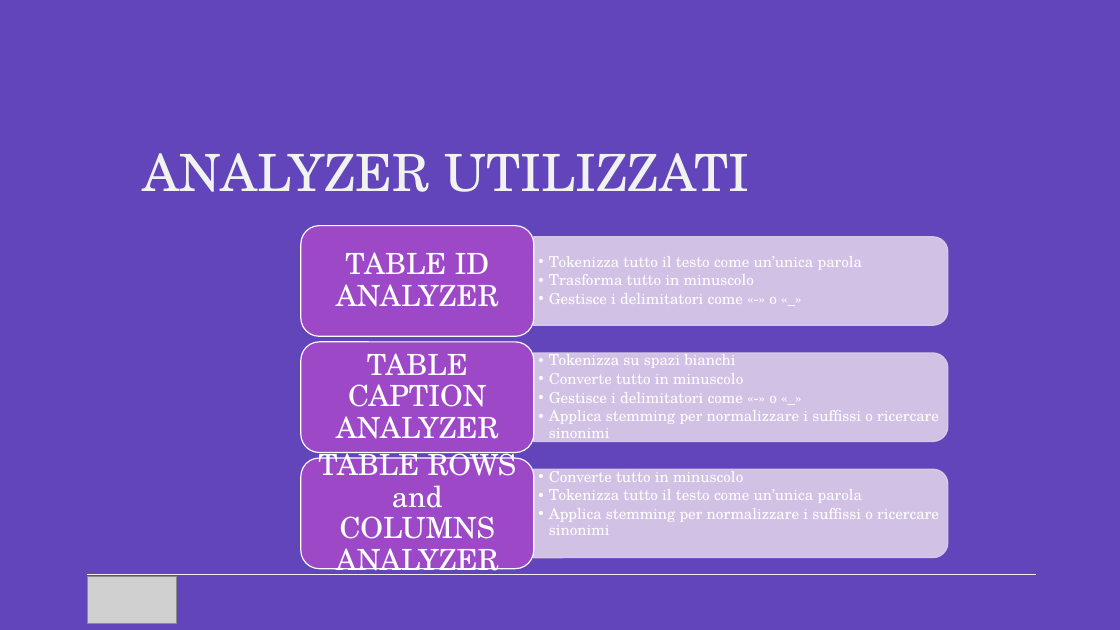
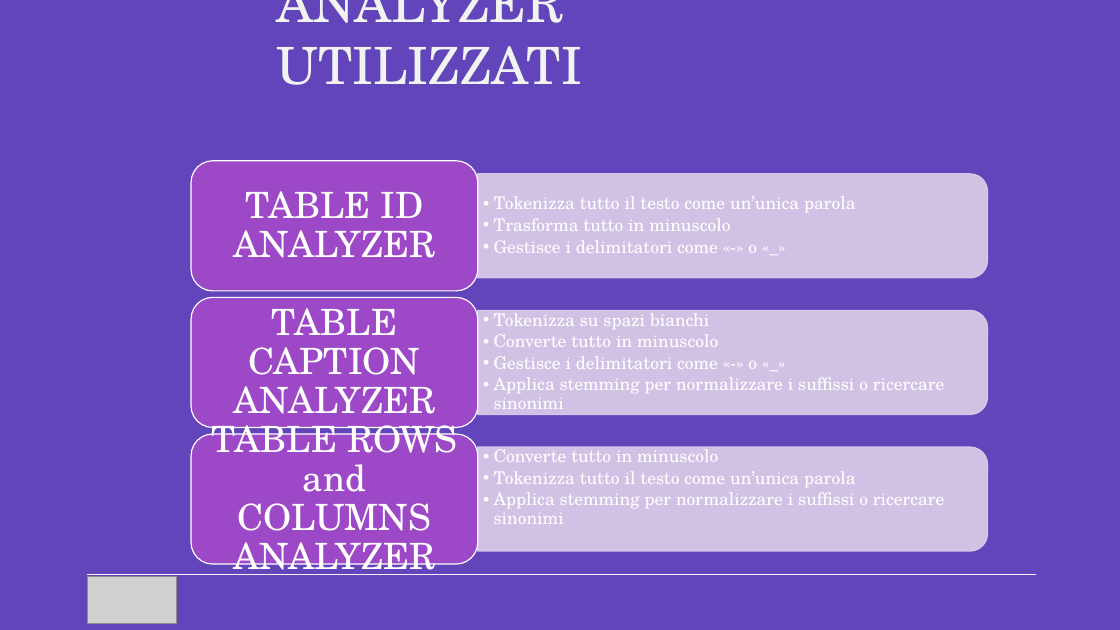
Before and after one commit to AntonioSouls/Data-Engineering-Projects, a slide deck: slide 8 of homework3/Presentazione HOMEWORK 3.pptx. Drawn at 1120x630 pixels with LibreOffice and Linux fonts; fonts in the diff are those of the drawing; grey boxes stand for pictures. Boxes give left, top, right and bottom in pixels: in the first picture for what was removed or moved away, otherwise in the second. Text is boxed around its words. In the diff, an @@ line names an element or a change of style, - is before the commit and + after.

```diff
--- a/homework3/Presentazione HOMEWORK 3.pptx
+++ b/homework3/Presentazione HOMEWORK 3.pptx
@@ title "ANALYZER UTILIZZATI" rewrapped from (143,153,749,192) to (277,0,582,85) @@
@@ rounded rectangle: place and size @@
-rounded rectangle at (301,226,534,337)
+rounded rectangle at (191,160,477,291)
@@ size 25 to 31 pt; more space between paragraphs in 3 elements at (212,425,457,580), (233,308,435,414), (233,191,435,258) @@
@@ text "TABLE ID ANALYZER": place and size @@
-text "TABLE ID ANALYZER" at (336,252,499,307)
+text "TABLE ID ANALYZER" at (233,191,435,258)
@@ size 13 to 15 pt in 3 elements at (494,445,945,524), (494,308,945,416), (494,196,855,253) @@
@@ text "Tokenizza tutto il testo come ...": place and size @@
-text "Tokenizza tutto il testo come ..." at (549,256,863,304)
+text "Tokenizza tutto il testo come ..." at (494,196,855,253)
@@ round same rect: place and size @@
-round same rect at (534,237,948,325)
+round same rect at (478,174,988,278)
@@ rounded rectangle: place and size @@
-rounded rectangle at (301,342,534,453)
+rounded rectangle at (191,297,477,428)
@@ text "TABLE CAPTION ANALYZER": place and size @@
-text "TABLE CAPTION ANALYZER" at (336,353,499,439)
+text "TABLE CAPTION ANALYZER" at (233,308,435,414)
@@ text "Tokenizza su spazi bianchi": place and size @@
-text "Tokenizza su spazi bianchi" at (549,351,939,443)
+text "Tokenizza su spazi bianchi" at (494,308,945,416)
@@ round same rect: place and size @@
-round same rect at (534,353,948,441)
+round same rect at (478,310,988,415)
@@ rounded rectangle: place and size @@
-rounded rectangle at (301,458,534,569)
+rounded rectangle at (191,434,477,565)
@@ text "TABLE ROWS and COLUMNS ANALYZER": place and size @@
-text "TABLE ROWS and COLUMNS ANALYZER" at (318,451,517,579)
+text "TABLE ROWS and COLUMNS ANALYZER" at (212,425,457,580)
@@ text "Converte tutto in minuscolo": place and size @@
-text "Converte tutto in minuscolo" at (549,467,939,535)
+text "Converte tutto in minuscolo" at (494,445,945,524)
@@ round same rect: place and size @@
-round same rect at (534,470,948,558)
+round same rect at (478,447,988,552)
```
Also in this commit, not shown: 11 other slides changed, 5 slides added.
